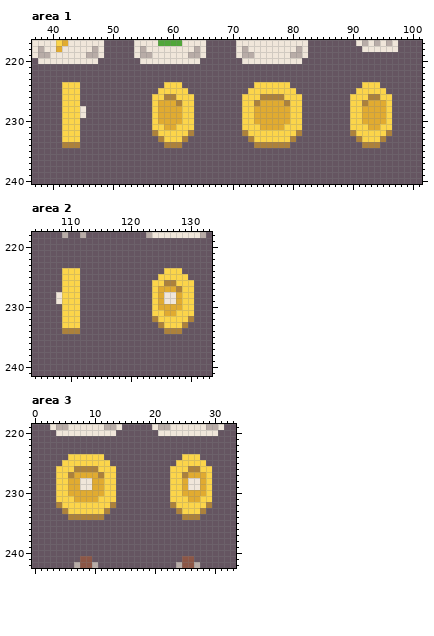
Pixel-art file: Assets/Yaya/Artwork/Prop/Item.ase. Above, as it was before the edit.
256x256 pixels, 1 frame. Colours within 5 levels of each other are drawn and written as one. Shown: area 1: x 37..101, y 217..240; area 2: x 104..133, y 218..241; area 3: x 0..33, y 219..242.
The result:
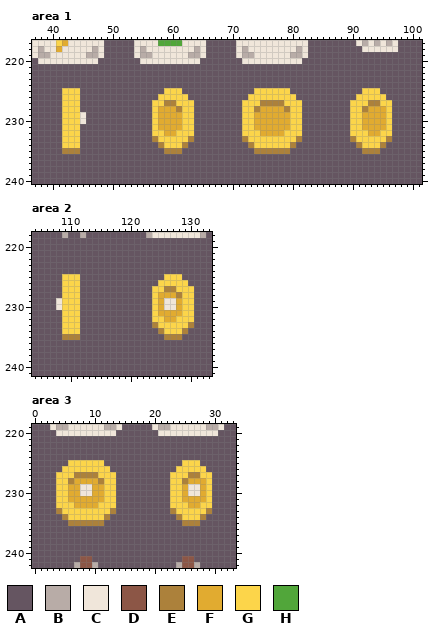
Palette (. is transparent): A #655561  B #b8aca7  C #f0e6da  D #8c5646  E #ac813b  F #e1ab30  G #fcd54a  H #51a63a
Changes in this commit:
Changed rows in their new state; - is an unchanged pixel.
Area 1, layer "Item":
first column x 42:
224 AAA--------------AAA------------AAAAAA------------AAA--
225 ----------------A---A----------A------A----------A---A-
226 ---------------A-GG--A--------A--GGGG--A--------A--GG-A
227 ----------------GEEG------------GEEEEG------------GEEG-
228 ---A---------------E------------E----E------------E----
230 ---C---------------------------------------------------
231 ----------------F--F------------F----F------------F--F-
232 ---------------G-FF--G--------G--FFFF--G--------G--FF-G
233 ---------------EG---GE--------EG------GE--------EG---GE
234 GGG-------------EGGGE----------EGGGGGGE----------EGGGE-
235 EEE--------------EEE------------EEEEEE------------EEE--
Area 2, layer "Item":
first column x 108:
224 -AAA--------------AAA--
225 -----------------A---A-
226 ----------------A-GG--A
227 -----------------GEEG--
228 A-----------------FFE--
230 C-----------------CC---
231 -----------------F--F--
232 ----------------G-FF--G
233 ----------------EG---GE
234 -GGG-------------EGGGE-
235 -EEE--------------EEE--
Area 3, layer "Item":
first column x 4:
224 --AAAAAA-------------AAA--
225 -A------A-----------A---A-
226 A--GGGG--A---------A--GG-A
227 --GEEEEG-------------GEEG-
228 --E-FF-E-------------EFF--
230 ----CC----------------CC--
231 --F----F-------------F--F-
232 G--FFFF--G---------G--FF-G
233 EG------GE---------EG---GE
234 -EGGGGGGE-----------EGGGE-
235 --EEEEEE-------------EEE--
Pixel boxes of the changes (left, top, right, bottom) in both pictures:
changed: (62, 82, 86, 154)
changed: (152, 82, 194, 154)
changed: (242, 82, 302, 154)
changed: (350, 82, 392, 154)
changed: (56, 268, 80, 340)
changed: (152, 268, 194, 340)
changed: (56, 454, 116, 526)
changed: (170, 454, 212, 526)
